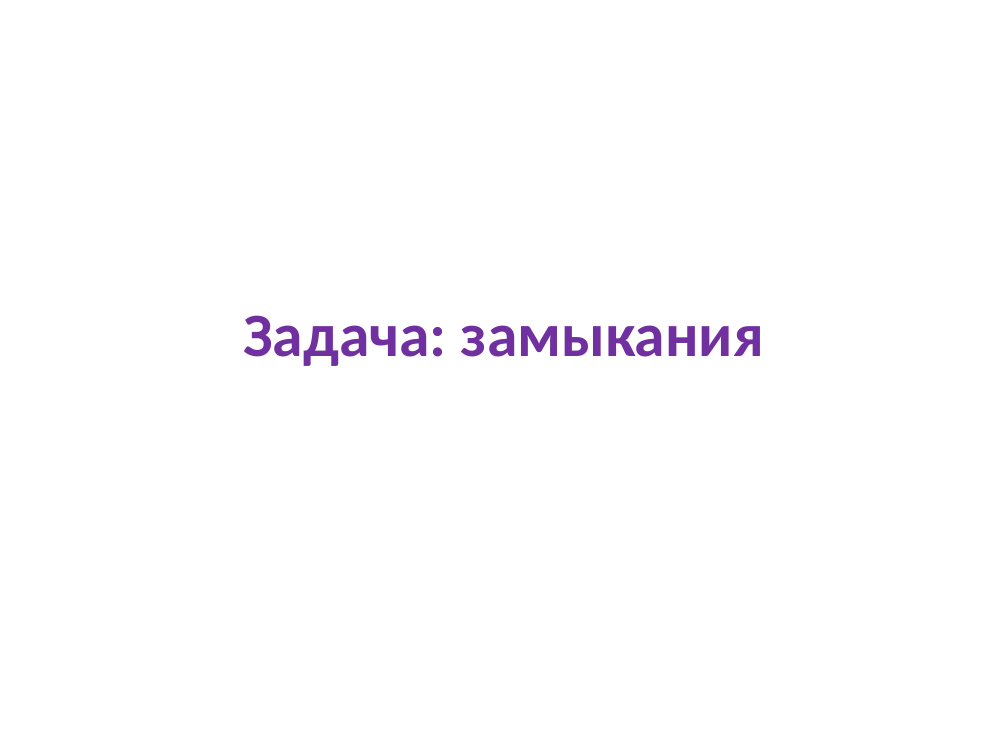
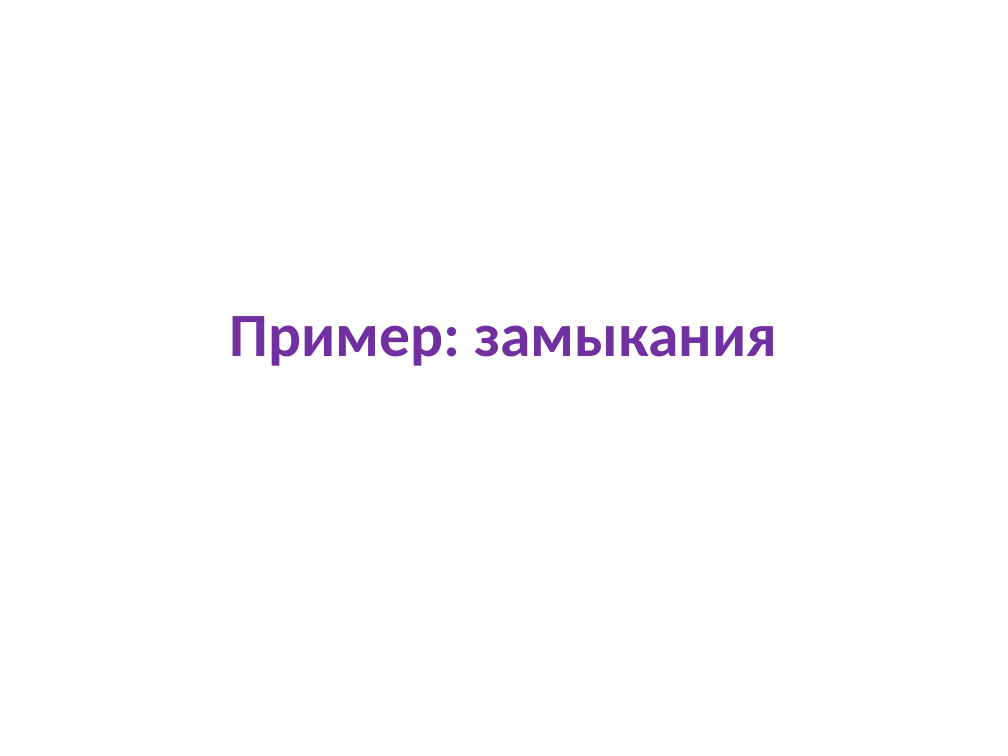
Before and after one commit to kontur-edu/intern-2014, a slide deck: slide 22 of 02-FP/FP in C# 2014.pptx. Drawn at 1008x756 pixels with LibreOffice and Linux fonts; fonts in the diff are those of the drawing. Boxes give left, top, right and bottom in pixels: in the first picture for what was removed or moved away, otherwise in the second. Text is boxed around its words. In the diff, an @@ line names an element or a change of style, - is before the commit and + after.

```diff
--- a/02-FP/FP in C# 2014.pptx
+++ b/02-FP/FP in C# 2014.pptx
@@ title at (230, 316, 777, 366): text changed @@
-Задача: замыкания
+Пример: замыкания
```
Also in this commit, not shown: 4 other slides changed, 1 slide added, 8 other files.
